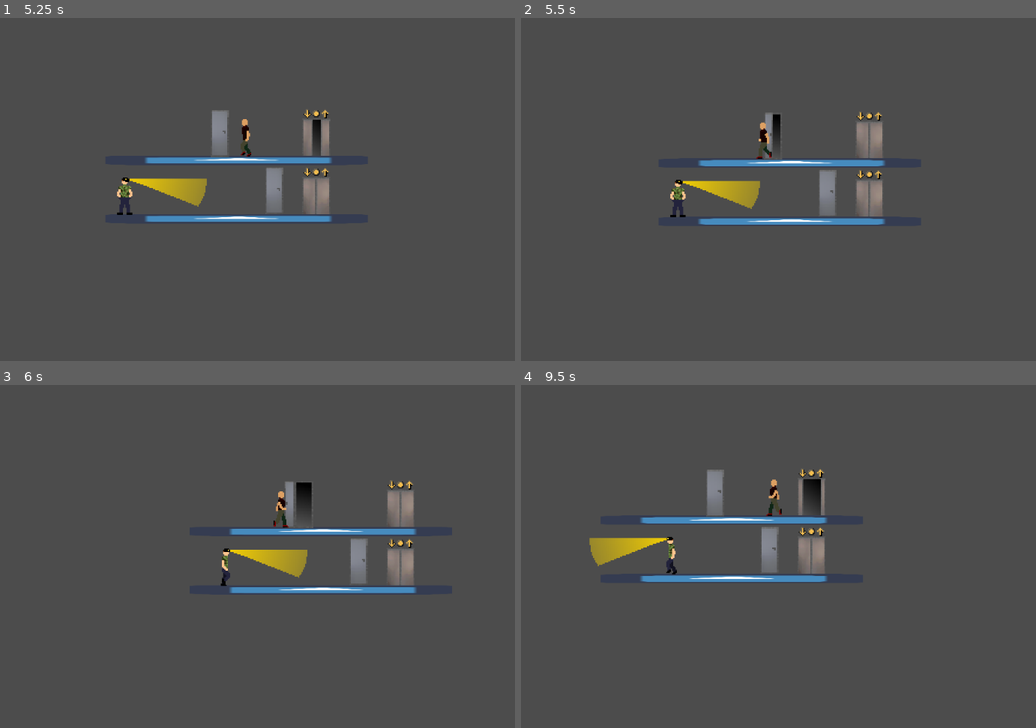
Above: before the commit, frames 1-4 (two rows, left to right).
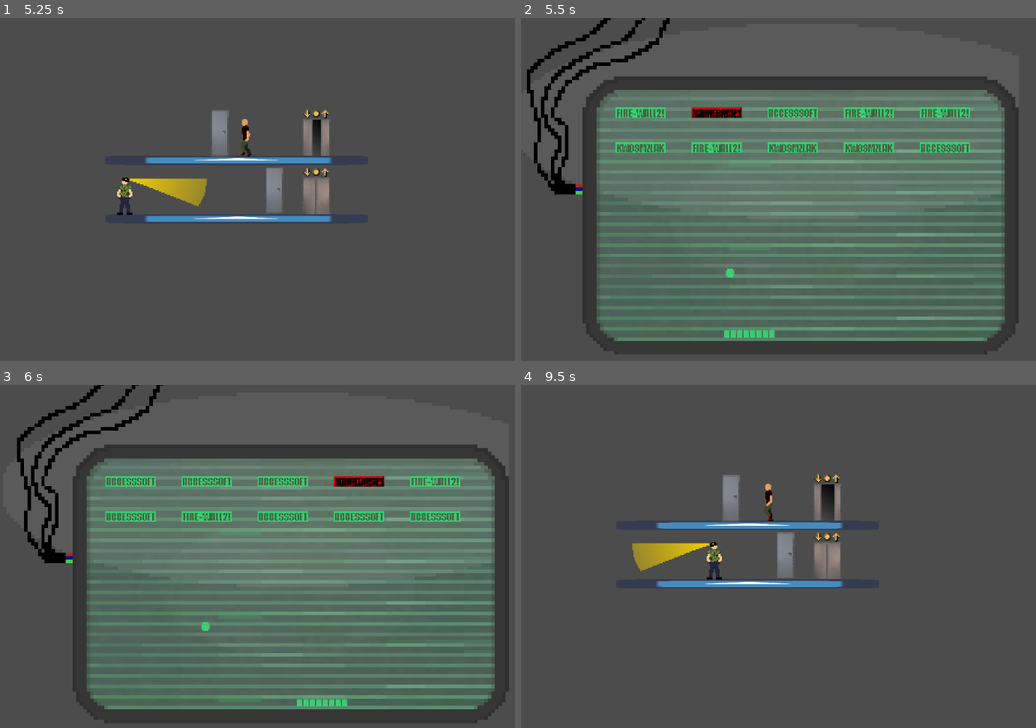
Above: after the commit, the same moments.

Repository: MihkelMK/suitsiidiindiviidid
Game: Godot game, scene res://main/Main.tscn
The game is run twice, just before and just after one commit, with the same random seed, the same clock (stepped at 60 frames per second) and the same inputs. The engine's default icon, where the game draws it, is replaced by a stand-in: a white triangle on a blue panel in a dark square.
Inputs (mouse positions are in pixels of both pictures, inside the frame that each line leads up to):
- Up to frame 1 (5.25 s): tap Enter (ui_accept) at 0.5, 0.77, 1.52, 3.02, 3.77, 4.52 s; move the mouse to (432, 175) at 0.52 s; hold Right (ui_right) 0.53-1.28 s; hold E 0.53-1.28 s; click (432, 175) at 0.67 s; move the mouse to (180, 210) at 1.27 s; hold Left (ui_left) 1.28-2.03 s; tap E at 1.35, 2.85, 4.35 s; move the mouse to (360, 117) at 2.02 s; hold E 2.03-2.78 s; hold Right (ui_right) 2.03-3.53 s; move the mouse to (267, 264) at 2.77 s; click (267, 264) at 2.92 s; move the mouse to (478, 244) at 3.52 s; hold E 3.53-4.28 s; hold Left (ui_left) from 3.53 s (still down); move the mouse to (118, 141) at 4.27 s; move the mouse to (329, 192) at 5.02 s; hold E from 5.03 s (still down); click (329, 192) at 5.17 s
- Up to frame 2 (5.5 s): keep holding Left (ui_left); keep holding E
- Up to frame 3 (6 s): move the mouse to (211, 474) at 5.77 s; release Left (ui_left) at 5.78 s; release E at 5.78 s; hold Right (ui_right) from 5.78 s (still down); tap E at 5.85 s
- Up to frame 4 (9.5 s): tap Enter (ui_accept) at 6.02, 6.77, 7.52, 9.02 s; move the mouse to (953, 542) at 6.52 s; hold E 6.53-7.28 s; move the mouse to (701, 577) at 7.27 s; tap E at 7.35, 8.85 s; click (701, 577) at 7.42 s; move the mouse to (881, 484) at 8.02 s; release Right (ui_right) at 8.03 s; hold E 8.03-8.78 s; hold Left (ui_left) from 8.03 s (still down); move the mouse to (788, 631) at 8.77 s

Frame 1 is identical in both runs. In frame 2, 50% of the frame differs, in the area x 1-97%, y 0-99%; in frame 3, 50%; in frame 4, 7.2%.
Error before the commit: Parse Error: Unexpected token: '>>': (res://main/Main.gd:37)

Commit message:
added walking sounds

Diff:
--- a/src/Player.gd
+++ b/src/Player.gd
@@ -22,15 +22,18 @@
 		move_and_collide(Vector2(speed,0))
 		$AnimatedSprite.flip_h = false
 		$AnimatedSprite.animation = "walk"
+		$AudioStreamPlayer2D.volume_db = -6
 
 	elif Input.is_action_pressed("ui_left"):
 		unhide()
 		move_and_collide(Vector2(-speed,0))
 		$AnimatedSprite.flip_h = true
 		$AnimatedSprite.animation = "walk"
+		$AudioStreamPlayer2D.volume_db = -6
 
 	else:
 		$AnimatedSprite.animation = "stand"
+		$AudioStreamPlayer2D.volume_db = -90
 
 func unhide():
 	if hiding:
@@ -41,6 +44,7 @@
 func hide():
 	if !hiding:
 		$AnimatedSprite.animation = "stand"
+		$AudioStreamPlayer2D.volume_db = -90
 		$HideTimeout.start()
 		move_and_collide(Vector2(0,0))
 		modulate = Color(0.5,0.5,0.5,1)
@@ -48,6 +52,8 @@
 		hiding = true
 
 func pause():
+	$AnimatedSprite.animation = "stand"
+	$AudioStreamPlayer2D.volume_db = -90
 	inMiniGame = true
 
 func unpause():
--- a/src/breakout/Ball.tscn
+++ b/src/breakout/Ball.tscn
@@ -22,8 +22,10 @@
 
 [node name="AudioStreamPlayer2D" type="AudioStreamPlayer2D" parent="."]
 stream = ExtResource( 3 )
+volume_db = -6.0
 area_mask = 128
 
 [node name="AudioStreamPlayer2D2" type="AudioStreamPlayer2D" parent="."]
 stream = ExtResource( 4 )
+volume_db = -10.0
 area_mask = 128
--- a/src/main/Main.gd
+++ b/src/main/Main.gd
@@ -34,4 +34,3 @@
 func _on_TimerNode_body_entered(body):
 	print(body)
 	body.wait(4)
->>>>>>> 0816c253109e0c23eaabfd7bc3ad29b9e1235e83
--- a/src/main/Player.tscn
+++ b/src/main/Player.tscn
@@ -10,6 +10,7 @@
 [ext_resource path="res://main/art/player/walk2.png" type="Texture" id=8]
 [ext_resource path="res://main/art/player/walk1.png" type="Texture" id=9]
 [ext_resource path="res://main/art/player/stand.png" type="Texture" id=10]
+[ext_resource path="res://sounds/footsteps edited.wav" type="AudioStream" id=11]
 
 [sub_resource type="SpriteFrames" id=2]
 animations = [ {
@@ -48,3 +49,7 @@
 [node name="HideTimeout" type="Timer" parent="."]
 wait_time = 0.5
 one_shot = true
+
+[node name="AudioStreamPlayer2D" type="AudioStreamPlayer2D" parent="."]
+stream = ExtResource( 11 )
+autoplay = true
--- a/src/main/Valvur.gd
+++ b/src/main/Valvur.gd
@@ -21,11 +21,13 @@
 	if wait || paused: return
 
 	if chasing:
+		$AudioStreamPlayer2D.volume_db = 6
 		currentSpeed = runSpeed
 		$Body.animation = "run"
 
 	else:
 		currentSpeed = normalSpeed
+		$AudioStreamPlayer2D.volume_db = -14
 		$Body.animation = "walk"
 
 	var collision
@@ -58,10 +60,13 @@
 
 func wait(time):
 	wait = true
+	$AudioStreamPlayer2D.volume_db = -90
 	$Body.animation = "stand"
 	$WaitTime.start(time)
 
 func pause():
+	$AudioStreamPlayer2D.volume_db = -90
+	$Body.animation = "stand"
 	paused = true
 
 func unpause():
--- a/src/main/Valvur.tscn
+++ b/src/main/Valvur.tscn
@@ -11,6 +11,7 @@
 [ext_resource path="res://main/art/valvur/vwalk2.png" type="Texture" id=9]
 [ext_resource path="res://main/art/valvur/vwalk3.png" type="Texture" id=10]
 [ext_resource path="res://main/art/valvur/valvurivalgus.png" type="Texture" id=11]
+[ext_resource path="res://sounds/footsteps edited.wav" type="AudioStream" id=12]
 
 [sub_resource type="CapsuleShape2D" id=1]
 radius = 7.5
@@ -75,6 +76,10 @@
 position = Vector2( -33, -22 )
 shape = SubResource( 6 )
 
+[node name="AudioStreamPlayer2D" type="AudioStreamPlayer2D" parent="."]
+stream = ExtResource( 12 )
+autoplay = true
+
 [connection signal="body_entered" from="FrontViewArea" to="." method="_on_FrontViewArea_body_entered"]
 [connection signal="body_exited" from="FrontViewArea" to="." method="_on_FrontViewArea_body_exited"]
 [connection signal="timeout" from="WaitTime" to="." method="_on_WaitTime_timeout"]
Not shown: 1 places in src/main/Player.tscn that only renumber resources
Not shown: 1 places in src/main/Valvur.tscn that only renumber resources
Not shown, added: src/sounds/breakout.wav.import
Not shown, added: src/sounds/footsteps edited.wav.import
Not shown, added: src/sounds/hey-42237.mp3.import
Not shown, added: src/sounds/hitbrick.mp3.import
Not shown, added: src/sounds/low-hum-14645.mp3.import
Not shown, added: src/sounds/low-impactwav-14905.mp3.import
Not shown, added: src/sounds/metal-footsteps-14727.mp3.import
Not shown, added: src/sounds/valvurhey.wav.import
